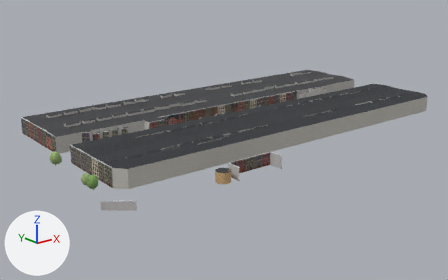
Two versions of the glTF model viewer/districts/2030-haven/chunks/c_3_5.glb, one commit apart.
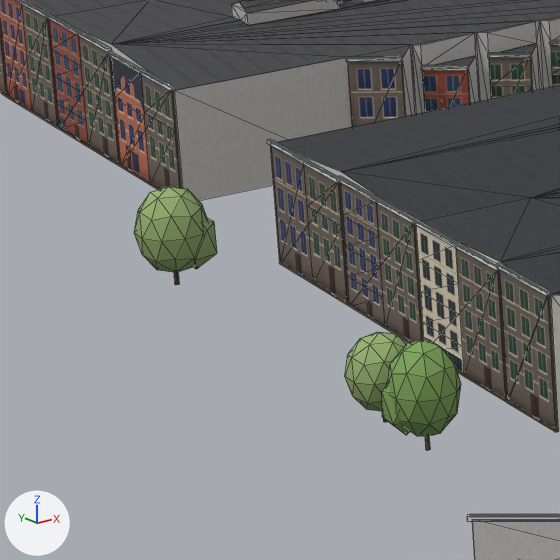
Old and new are each drawn whole from a 50 mm lens placed at (638.8, 1114.6, 128.4), pointed at (912.8, 1457.1, -8.6) and again close up on the part from 7% to 25% of the width and 44% to 74% of the height. Arrows for +X, +Y and +Z are at lower left; the lights stay in place. The last two pictures show the newer version. The close-ups show mesh edges as thin lines. Where no turn or scale is listed for an object, it has been applied to the vertices. Vertices at exactly the same position are counted once.

In view in the first close-up: 'bldg_6004170205_facade10', 'bldg_6004170205_facade7', 'bldg_6004170205_facade8', 'bldg_6004170205_facade9', 'bldg_6004170205_roof', 'bldg_6004170206', 'bldg_6004170206_facade7', 'bldg_6004170206_facade8', 'bldg_6004170206_facade9', 'bldg_6004170206_roof', 'tree_5761', 'tree_round_1', 'tree_round_1.001' and 7 more.
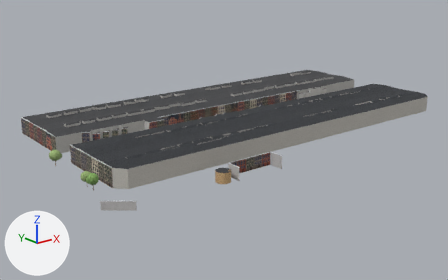
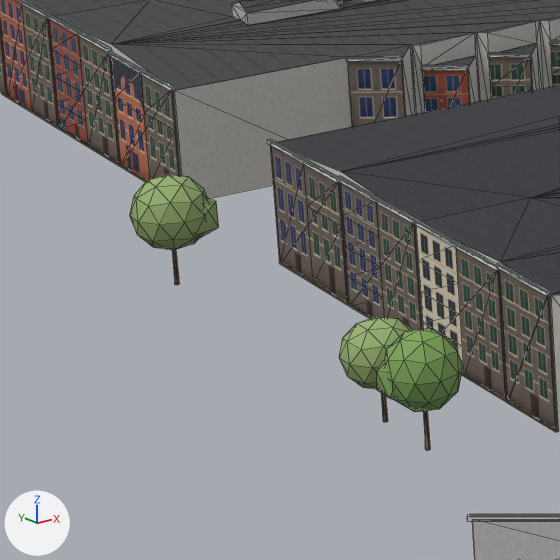
Changed parts and their boxes [x1, y1, x2, y2] in the close-ups (560 x 560 px; the box of a moved part takes in the faces that stretch with it):
'tree_5761', reshaped, moved, rescaled (9% wider, 11% taller)
    before: [382, 340, 461, 450]
    after: [377, 328, 463, 450]
'tree_round_1', reshaped, moved, rescaled (7% wider, 12% taller)
    before: [134, 186, 217, 285]
    after: [130, 174, 219, 285]
'tree_round_1.001', reshaped, moved, rescaled (19% wider, 18% taller)
    before: [345, 332, 407, 422]
    after: [339, 316, 413, 422]
part 1 of me_tree_round_0, moved or reshaped
    before: [387, 340, 461, 436]
    after: [384, 328, 463, 412]
part 2 of me_tree_round_0, moved or reshaped
    before: [382, 381, 410, 435]
    after: [377, 360, 396, 400]
part 3 of me_tree_round_0, moved or reshaped (mostly hidden)
    before: [425, 436, 430, 450]
    after: [423, 411, 430, 450]
part 4 of me_tree_round_1, moved or reshaped
    before: [134, 186, 407, 411]
    after: [130, 174, 413, 389]
part 5 of me_tree_round_1, moved or reshaped
    before: [193, 218, 217, 269]
    after: [195, 198, 219, 238]
part 6 of me_tree_round_1, moved or reshaped (mostly hidden)
    before: [174, 272, 388, 422]
    after: [172, 250, 388, 422]

Patch to the scene script:
```diff
--- a/viewer/districts/2030-haven/chunks/c_3_5.glb.py
+++ b/viewer/districts/2030-haven/chunks/c_3_5.glb.py
@@ me_tree_round_0 @@
 # used by ob_tree_5761; parent = ob_trees_3_5; location = (-0.0175, 0.0588, 4.81); rotation_euler = (0.0, 0.0, 1.86), in degrees (0, 0, 107); scale = (4.34, 4.34, 4.81)
 # before: 7 (-0.01, 0.03, 0.06), 8 (0.01, 0.02, 0.06), 14 (0.01, -0.02, 0.06), 20 (-0.01, -0.03, 0.06), 27 (-0.04, -0.02, 0.06)
 # before: 29 (-0.04, 0.02, 0.06)
-me_tree_round_0.from_pydata(...)  # 66 vertices, 120 faces; spans x -0.68..0.68, y -0.7..0.7, z -1.0..1.0
+me_tree_round_0.from_pydata(...)  # 66 vertices, 120 faces; spans x -0.67..0.67, y -0.69..0.69, z -1.0..1.0
+# me_tree_round_0 part 1: the loose piece of 42 vertices spanning x -0.68..0.65, y -0.7..0.7, z -0.76..1.0 is scaled about its middle by (0.989, 0.989, 0.767), then moved by (0.0, 0.0, 0.21)
+# me_tree_round_0 part 2: the loose piece of 12 vertices spanning x -0.17..0.68, y -0.13..0.68, z -0.72..0.52 is scaled about its middle by (0.989, 0.989, 0.712), then moved by (0.0, 0.0, 0.32)
+# me_tree_round_0 part 3
+for i in [7, 8, 14, 20, 27, 29]: me_tree_round_0.vertices[i].co += Vector((0.0, 0.0, -0.35))
 me_tree_round_0.materials.append(mat_tree_vc)
@@ me_tree_round_1 @@
 # used by ob_tree_round_1; parent = ob_trees_3_5; location = (0.916, 50.67, 4.73); rotation_euler = (0.0, 0.0, -1.332), in degrees (0, 0, -76); scale = (4.77, 4.77, 4.73)
 # before: 7 (-0.01, 0.03, 0.06), 8 (0.01, 0.02, 0.06), 14 (0.01, -0.02, 0.06), 20 (-0.01, -0.03, 0.06), 27 (-0.04, -0.02, 0.06)
 # before: 29 (-0.04, 0.02, 0.06)
-me_tree_round_1.from_pydata(...)  # 66 vertices, 120 faces; spans x -0.68..0.68, y -0.7..0.7, z -1.0..1.0
+me_tree_round_1.from_pydata(...)  # 66 vertices, 120 faces; spans x -0.67..0.67, y -0.69..0.69, z -1.0..1.0
+# me_tree_round_1 part 4: the loose piece of 42 vertices spanning x -0.68..0.65, y -0.7..0.7, z -0.76..1.0 is scaled about its middle by (0.989, 0.989, 0.767), then moved by (0.0, 0.0, 0.21)
+# me_tree_round_1 part 5: the loose piece of 12 vertices spanning x -0.17..0.68, y -0.13..0.68, z -0.72..0.52 is scaled about its middle by (0.989, 0.989, 0.712), then moved by (0.0, 0.0, 0.32)
+# me_tree_round_1 part 6
+for i in [7, 8, 14, 20, 27, 29]: me_tree_round_1.vertices[i].co += Vector((0.0, 0.0, -0.35))
 me_tree_round_1.materials.append(mat_tree_vc)
@@ ob_tree_5761 @@
 ob_tree_5761.parent = ob_trees_3_5
-ob_tree_5761.location = (-0.0175, 0.0588, 4.81)
+ob_tree_5761.location = (-0.0189, 0.0636, 5.272)
 ob_tree_5761.rotation_euler = (0.0, 0.0, 1.86)  # degrees (0, 0, 107)
-ob_tree_5761.scale = (4.34, 4.34, 4.81)
+ob_tree_5761.scale = (4.75, 4.75, 5.27)
@@ ob_tree_round_1 @@
 ob_tree_round_1.parent = ob_trees_3_5
-ob_tree_round_1.location = (0.916, 50.67, 4.73)
+ob_tree_round_1.location = (0.917, 50.67, 5.267)
 ob_tree_round_1.rotation_euler = (0.0, 0.0, -1.332)  # degrees (0, 0, -76)
-ob_tree_round_1.scale = (4.77, 4.77, 4.73)
+ob_tree_round_1.scale = (5.24, 5.24, 5.27)
@@ ob_tree_round_1_001 @@
 ob_tree_round_1_001.parent = ob_trees_3_5
-ob_tree_round_1_001.location = (0.191, 7.848, 3.975)
+ob_tree_round_1_001.location = (0.198, 7.848, 4.615)
 ob_tree_round_1_001.rotation_euler = (0.0, 0.0, -0.0314)  # degrees (0, 0, -1.8)
-ob_tree_round_1_001.scale = (4.33, 4.33, 3.98)
+ob_tree_round_1_001.scale = (4.88, 4.88, 4.61)
```
